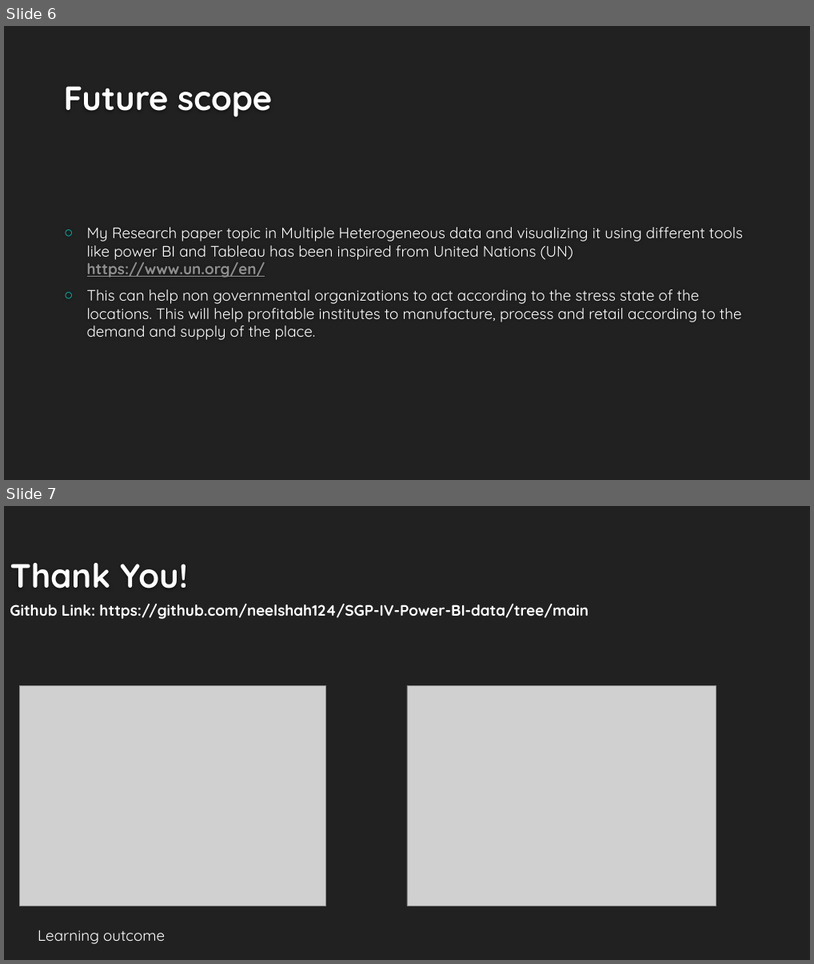
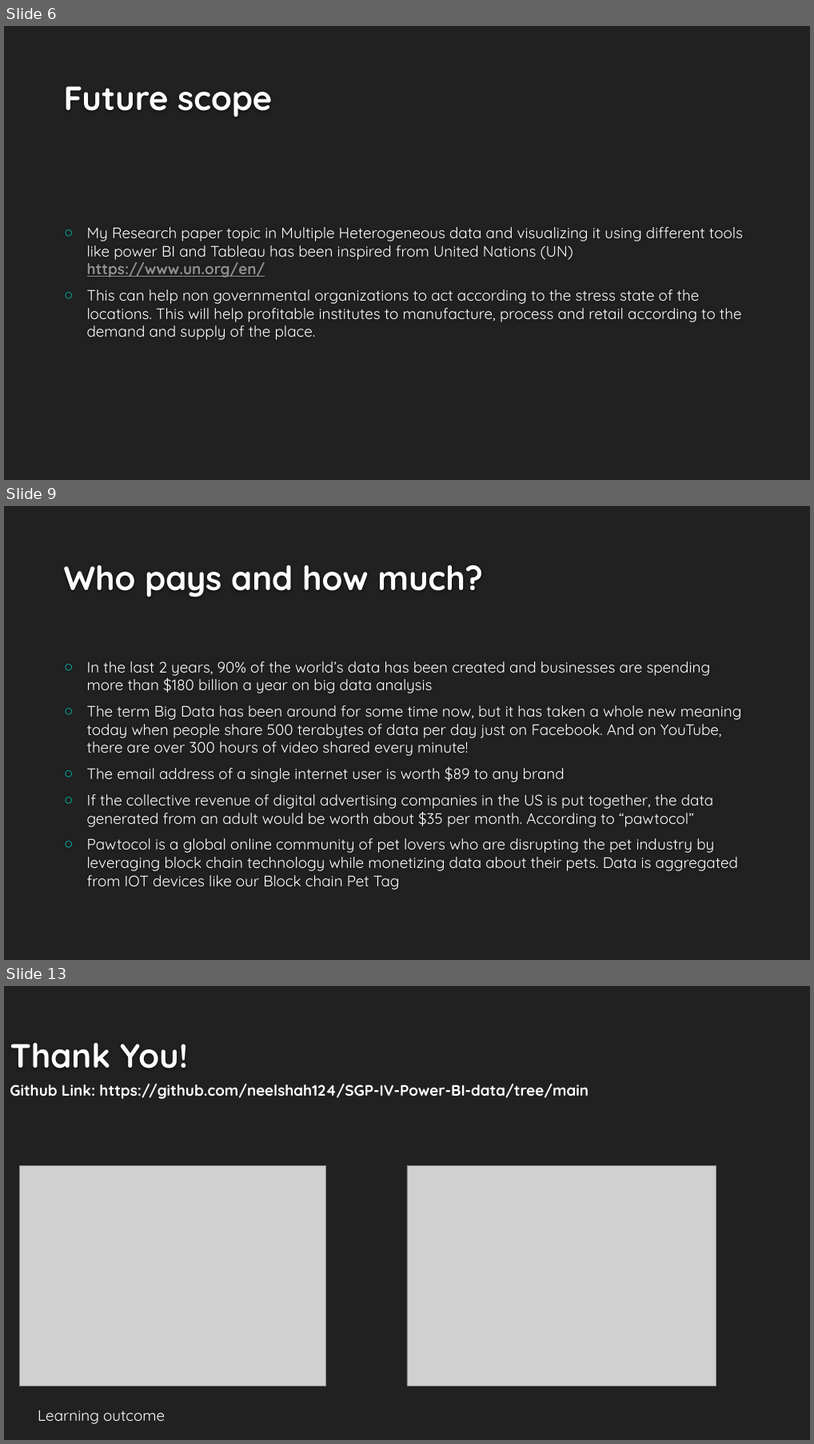
Before and after one commit to neelshah124/SGP-IV-Power-BI-data, a slide deck: Software group Project –IV.pptx. Shown one above the other, each under a label of ours: slides 6 and 7 before the commit, slides 6, 9 and 13 after it; the slides between them are not shown. The pictures are 814x964 and 814x1444 pixels, drawn with LibreOffice and Linux fonts; fonts in the diff are those of the drawing; grey boxes stand for pictures; background and template pictures are left out. Boxes give left, top, right and bottom in pixels: in the first picture for what was removed or moved away, otherwise in the second. Text is boxed around its words. In the diff, an @@ line names an element or a change of style, - is before the commit and + after.

```diff
--- a/Software group Project –IV.pptx
+++ b/Software group Project –IV.pptx
@@ slide 9 added at (4, 506, 810, 960), background #212121 @@
@@ title added at (64, 565, 483, 597), 40 pt, text #FEFEFE, bold @@
+Who pays and how much?
@@ text added at (87, 661, 742, 889), 18 pt, text #FFFFFF @@
+○ In the last 2 years, 90% of the world’s data has been created and businesses are spending more than $180 billion a year on big data analysis
+○ The term Big Data has been around for some time now, but it has taken a whole new meaning today when people share 500 terabytes of data per day just on Facebook. And on YouTube, there are over 300 hours of video shared every minute!
+○ The email address of a single internet user is worth $89 to any brand
+○ If the collective revenue of digital advertising companies in the US is put together, the data generated from an adult would be worth about $35 per month. According to “pawtocol”
+○ Pawtocol is a global online community of pet lovers who are disrupting the pet industry by leveraging block chain technology while monetizing data about their pets. Data is aggregated from IOT devices like our Block chain Pet Tag
@@ what was slide 7 is now slide 13 @@
```
Also in this commit, not shown: 1 slide changed, 5 other slides added.
